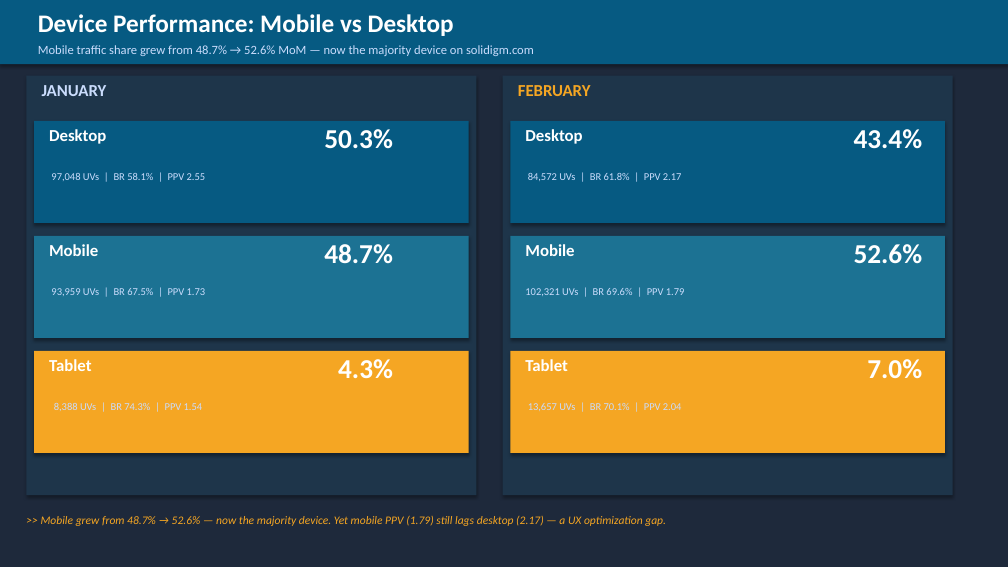
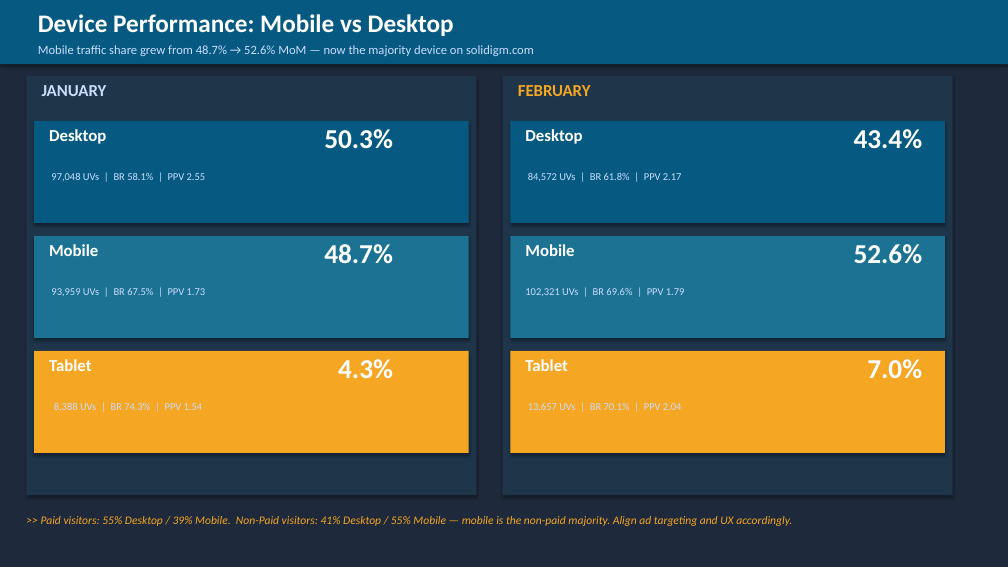
Before and after one commit to durgaguthi/AI, a slide deck: slide 7 of webanalytics/Solidigm_Analytics_Report_JanFeb_FY26.pptx. Drawn at 1008x567 pixels with LibreOffice and Linux fonts; fonts in the diff are those of the drawing. Boxes give left, top, right and bottom in pixels: in the first picture for what was removed or moved away, otherwise in the second. Text is boxed around its words. In the diff, an @@ line names an element or a change of style, - is before the commit and + after.

```diff
--- a/webanalytics/Solidigm_Analytics_Report_JanFeb_FY26.pptx
+++ b/webanalytics/Solidigm_Analytics_Report_JanFeb_FY26.pptx
@@ text at [41,516,792,526]: text changed @@
->> Mobile grew from 48.7% → 52.6% — now the majority device. Yet mobile PPV (1.79) still lags desktop (2.17) — a UX optimization gap.
+>> Paid visitors: 55% Desktop / 39% Mobile. Non-Paid visitors: 41% Desktop / 55% Mobile — mobile is the non-paid majority. Align ad targeting and UX accordingly.
```
Also in this commit, not shown: 3 other slides changed, 1 other file.
